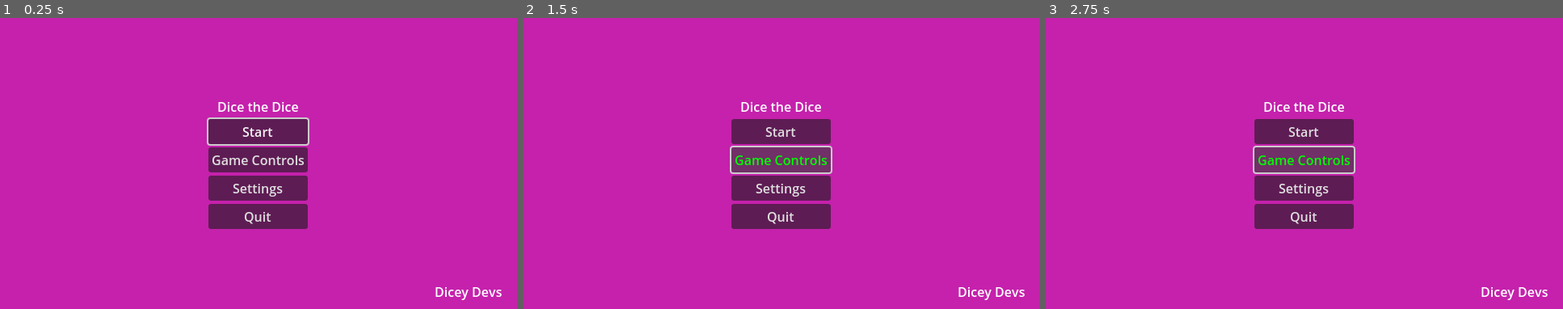
Above: before the commit, frames 1-3 (left to right).
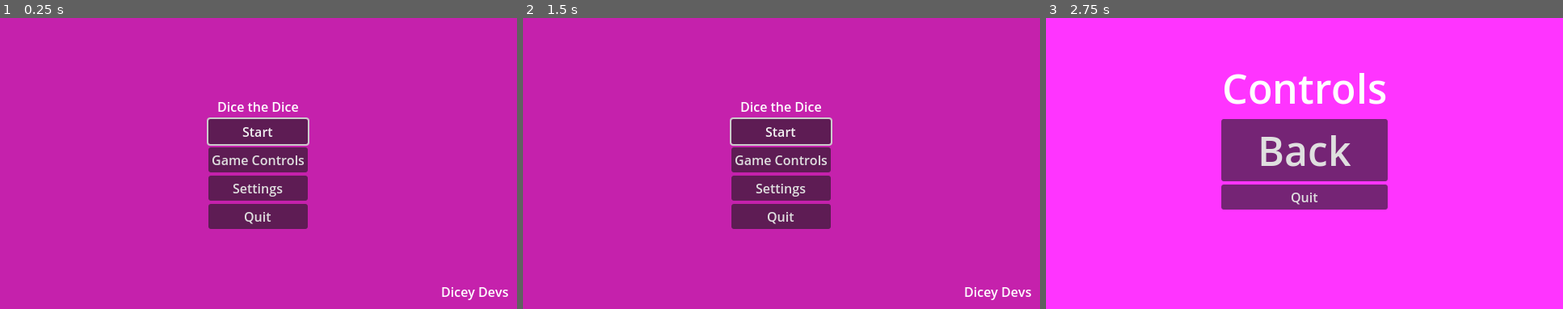
Above: after the commit, the same moments.

Repository: SadBonana/INTD450-Dice_Game
Game: Godot game, scene res://Menus/start_menu.tscn
The game is run twice, just before and just after one commit, with the same random seed, the same clock (stepped at 60 frames per second) and the same inputs.
Inputs (mouse positions are in pixels of both pictures, inside the frame that each line leads up to):
- Up to frame 1 (0.25 s): no input
- Up to frame 2 (1.5 s): click "Game Controls" at 0.5 s; click (781, 148) at 1.25 s, where only the run after the commit has a clickable "Back"
- Up to frame 3 (2.75 s): click "Game Controls" at 2 s

The runs differ from the first frame. In frame 1, 0.3% of the frame differs, in the area x 84-99%, y 92-97%; in frame 2, 1.1%; in frame 3, 99%, in the area x 0-100%, y 0-100%.
Error before the commit: Invalid type in function 'change_scene_to_file' in base 'SceneTree'. Cannot convert argument 1 from Nil to String. (res://menus/controls_button.gd:18)

Commit message:
Continued scenefying

Diff:
--- a/Menus/controls_button.tscn
+++ b/Menus/controls_button.tscn
@@ -9,5 +9,6 @@
 theme_override_colors/font_hover_color = Color(0, 1, 0, 1)
 text = "Game Controls"
 script = ExtResource("1_i2kk1")
+controls_menu_scene_path = "res://menus/controls_menu.tscn"
 
 [connection signal="pressed" from="." to="." method="_on_pressed"]
--- a/Menus/controls_menu.gd
+++ b/Menus/controls_menu.gd
@@ -12,6 +12,3 @@
 
 func _on_back_button_pressed():
 	get_tree().change_scene_to_file("res://Menus/start_menu.tscn")
-
-func _on_quit_button_pressed():
-	get_tree().quit()
--- a/Menus/controls_menu.tscn
+++ b/Menus/controls_menu.tscn
@@ -21,19 +21,6 @@
 grow_vertical = 2
 color = Color(1, 0.203922, 1, 1)
 
-[node name="HBoxContainer" type="HBoxContainer" parent="."]
-layout_mode = 1
-anchors_preset = 10
-anchor_right = 1.0
-grow_horizontal = 2
-
-[node name="Label" type="Label" parent="HBoxContainer"]
-layout_mode = 2
-size_flags_horizontal = 3
-theme_override_font_sizes/font_size = 50
-text = "Insert controls here once they're finalized"
-horizontal_alignment = 1
-
 [node name="VBoxContainer" type="VBoxContainer" parent="."]
 layout_mode = 1
 anchors_preset = 8
@@ -41,10 +28,10 @@
 anchor_top = 0.5
 anchor_right = 0.5
 anchor_bottom = 0.5
-offset_left = -184.5
-offset_top = -232.5
-offset_right = 184.5
-offset_bottom = 232.5
+offset_left = -103.0
+offset_top = -128.5
+offset_right = 103.0
+offset_bottom = 128.5
 grow_horizontal = 2
 grow_vertical = 2
 size_flags_horizontal = 6
@@ -54,9 +41,7 @@
 layout_mode = 2
 size_flags_horizontal = 3
 theme_override_font_sizes/font_size = 50
-text = "Controls
-
-"
+text = "Controls"
 horizontal_alignment = 1
 vertical_alignment = 1
 
--- a/Menus/pause_menu.gd
+++ b/Menus/pause_menu.gd
@@ -1,6 +1,6 @@
 extends Control
 
-@onready var settings_menu = $settings_menu
+#@onready var settings_menu = $settings_menu
 
 var _is_paused:bool = false:
 	set = set_paused
@@ -35,7 +35,7 @@
 func _on_resume_button_pressed():
 	_is_paused = false
 
-func _on_controls_button_pressed():
+'''func _on_controls_button_pressed():
 	get_tree().change_scene_to_file("res://Menus/controls_menu.tscn")
 
 
@@ -43,4 +43,4 @@
 	settings_menu.popup_centered()
 
 func _on_quit_button_pressed():
-	get_tree().quit()
+	get_tree().quit()'''
--- a/Menus/pause_menu.tscn
+++ b/Menus/pause_menu.tscn
@@ -1,7 +1,7 @@
 [gd_scene load_steps=6 format=3 uid="uid://cwroqm35wwu7n"]
 
 [ext_resource type="Script" path="res://menus/pause_menu.gd" id="1_jr8ao"]
-[ext_resource type="PackedScene" uid="uid://c82d0db21hh53" path="res://Menus/resume_button.tscn" id="2_npblr"]
+[ext_resource type="PackedScene" uid="uid://c82d0db21hh53" path="res://menus/resume_button.tscn" id="2_npblr"]
 [ext_resource type="PackedScene" uid="uid://djhlg0x1wvmi" path="res://menus/controls_button.tscn" id="3_1n1b1"]
 [ext_resource type="PackedScene" uid="uid://bbhr5ye2on3mo" path="res://menus/settings_button.tscn" id="4_3fbm4"]
 [ext_resource type="PackedScene" uid="uid://c8y350efda5hk" path="res://menus/quit_button.tscn" id="5_2uw2u"]
--- a/Menus/settings_button.gd
+++ b/Menus/settings_button.gd
@@ -1,6 +1,6 @@
 extends Button
 
-@onready var settings_menu = %settings_menu
+@onready var settings_menu = $settings_menu
 
 
 # Called when the node enters the scene tree for the first time.
--- a/Menus/settings_menu.tscn
+++ b/Menus/settings_menu.tscn
@@ -131,8 +131,6 @@
 anchors_preset = 15
 anchor_right = 1.0
 anchor_bottom = 1.0
-offset_right = 572.0
-offset_bottom = 159.0
 grow_horizontal = 2
 grow_vertical = 2
 theme_override_constants/margin_left = 25
@@ -193,8 +191,6 @@
 anchors_preset = 15
 anchor_right = 1.0
 anchor_bottom = 1.0
-offset_right = 565.0
-offset_bottom = 142.0
 grow_horizontal = 2
 grow_vertical = 2
 theme_override_constants/margin_left = 25
--- a/Menus/start_button.tscn
+++ b/Menus/start_button.tscn
@@ -9,5 +9,6 @@
 theme_override_colors/font_hover_color = Color(0, 1, 0, 1)
 text = "Start"
 script = ExtResource("1_sowo1")
+map_scene_path = "res://map/map.tscn"
 
 [connection signal="pressed" from="." to="." method="_on_pressed"]
--- a/Menus/start_menu.gd
+++ b/Menus/start_menu.gd
@@ -1,31 +1,5 @@
 extends Control
-
-'''@export_file("*.tscn") var map_scene_path
-@export_file("*.tscn") var controls_menu_scene_path
-
-@onready var settings_menu = %settings_menu
-
-@onready var start_button = %start_button'''
 
 # Called when the node enters the scene tree for the first time.
 func _ready():
-	# Allows player to control buttons using keyboard
-	#start_button.grab_focus()
 	pass
-
-
-'''func _on_start_button_pressed():
-	# Change to map scene once done
-	get_tree().change_scene_to_file(map_scene_path)
-
-
-func _on_controls_button_pressed():
-	get_tree().change_scene_to_file(controls_menu_scene_path)
-
-
-func _on_settings_button_pressed():
-	settings_menu.popup_centered()
-
-
-func _on_quit_button_pressed():
-	get_tree().quit()'''
--- a/Menus/start_menu.tscn
+++ b/Menus/start_menu.tscn
@@ -18,62 +18,58 @@
 size_flags_vertical = 3
 script = ExtResource("1_fsp0p")
 
-[node name="ColorRect" type="ColorRect" parent="."]
+[node name="PanelContainer" type="PanelContainer" parent="."]
+layout_mode = 1
+anchors_preset = 15
+anchor_right = 1.0
+anchor_bottom = 1.0
+grow_horizontal = 2
+grow_vertical = 2
+
+[node name="ColorRect" type="ColorRect" parent="PanelContainer"]
 layout_mode = 2
-offset_right = 640.0
-offset_bottom = 360.0
 color = Color(0.772549, 0.129412, 0.67451, 1)
 
-[node name="MarginContainer" type="MarginContainer" parent="."]
+[node name="MarginContainer" type="MarginContainer" parent="PanelContainer"]
 layout_mode = 2
-offset_right = 640.0
-offset_bottom = 360.0
 theme_override_constants/margin_left = 10
 theme_override_constants/margin_top = 10
 theme_override_constants/margin_right = 10
 theme_override_constants/margin_bottom = 10
 
-[node name="VBoxContainer" type="VBoxContainer" parent="MarginContainer"]
+[node name="VBoxContainer" type="VBoxContainer" parent="PanelContainer/MarginContainer"]
 layout_mode = 2
 size_flags_horizontal = 4
 size_flags_vertical = 4
 
-[node name="game_name_label" type="Label" parent="MarginContainer/VBoxContainer"]
+[node name="game_name_label" type="Label" parent="PanelContainer/MarginContainer/VBoxContainer"]
 layout_mode = 2
 size_flags_horizontal = 4
 text = "Dice the Dice"
 horizontal_alignment = 1
 vertical_alignment = 1
 
-[node name="start_button" parent="MarginContainer/VBoxContainer" instance=ExtResource("2_v1kad")]
+[node name="start_button" parent="PanelContainer/MarginContainer/VBoxContainer" instance=ExtResource("2_v1kad")]
 layout_mode = 2
 
-[node name="controls_button" parent="MarginContainer/VBoxContainer" instance=ExtResource("3_abhdu")]
+[node name="controls_button" parent="PanelContainer/MarginContainer/VBoxContainer" instance=ExtResource("3_abhdu")]
 layout_mode = 2
 
-[node name="settings_button" parent="MarginContainer/VBoxContainer" instance=ExtResource("4_b5kma")]
+[node name="settings_button" parent="PanelContainer/MarginContainer/VBoxContainer" instance=ExtResource("4_b5kma")]
 layout_mode = 2
 
-[node name="quit_button" parent="MarginContainer/VBoxContainer" instance=ExtResource("5_k2kcg")]
+[node name="quit_button" parent="PanelContainer/MarginContainer/VBoxContainer" instance=ExtResource("5_k2kcg")]
 layout_mode = 2
 
-[node name="team_name_label" type="Label" parent="MarginContainer"]
+[node name="team_name_label" type="Label" parent="PanelContainer/MarginContainer"]
 layout_mode = 2
 size_flags_horizontal = 8
 size_flags_vertical = 8
-text = "Dicey Devs  "
+text = "Dicey Devs"
 horizontal_alignment = 1
+vertical_alignment = 1
 
-[node name="fps_label" parent="MarginContainer" instance=ExtResource("3_smo4h")]
+[node name="fps_label" parent="PanelContainer/MarginContainer" instance=ExtResource("3_smo4h")]
 layout_mode = 2
 size_flags_horizontal = 0
 size_flags_vertical = 0
-
-[node name="PanelContainer" type="PanelContainer" parent="."]
-visible = false
-layout_mode = 1
-anchors_preset = 15
-anchor_right = 1.0
-anchor_bottom = 1.0
-grow_horizontal = 2
-grow_vertical = 2
Not shown, changed: Menus/Dice Background Image.jpg.import
